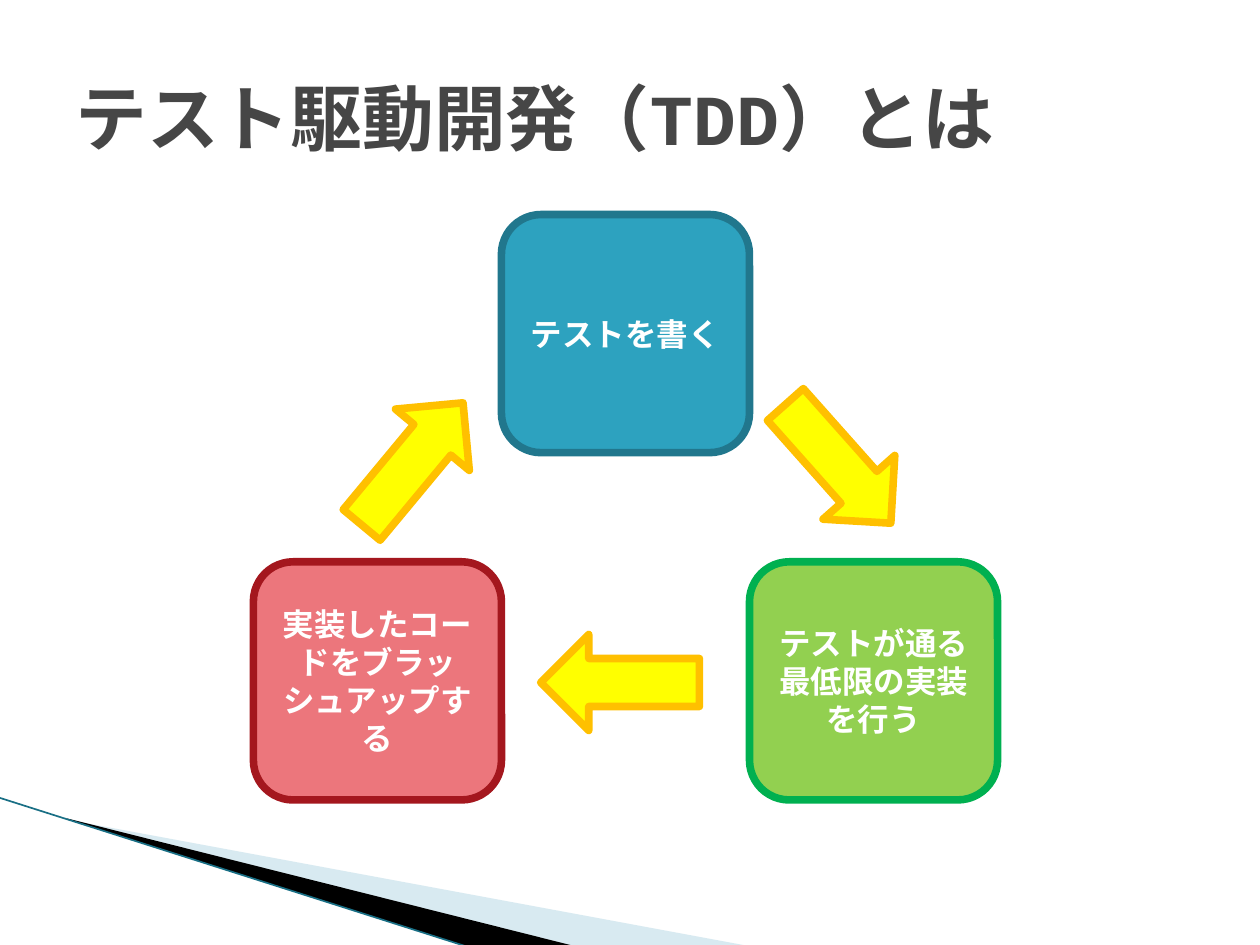
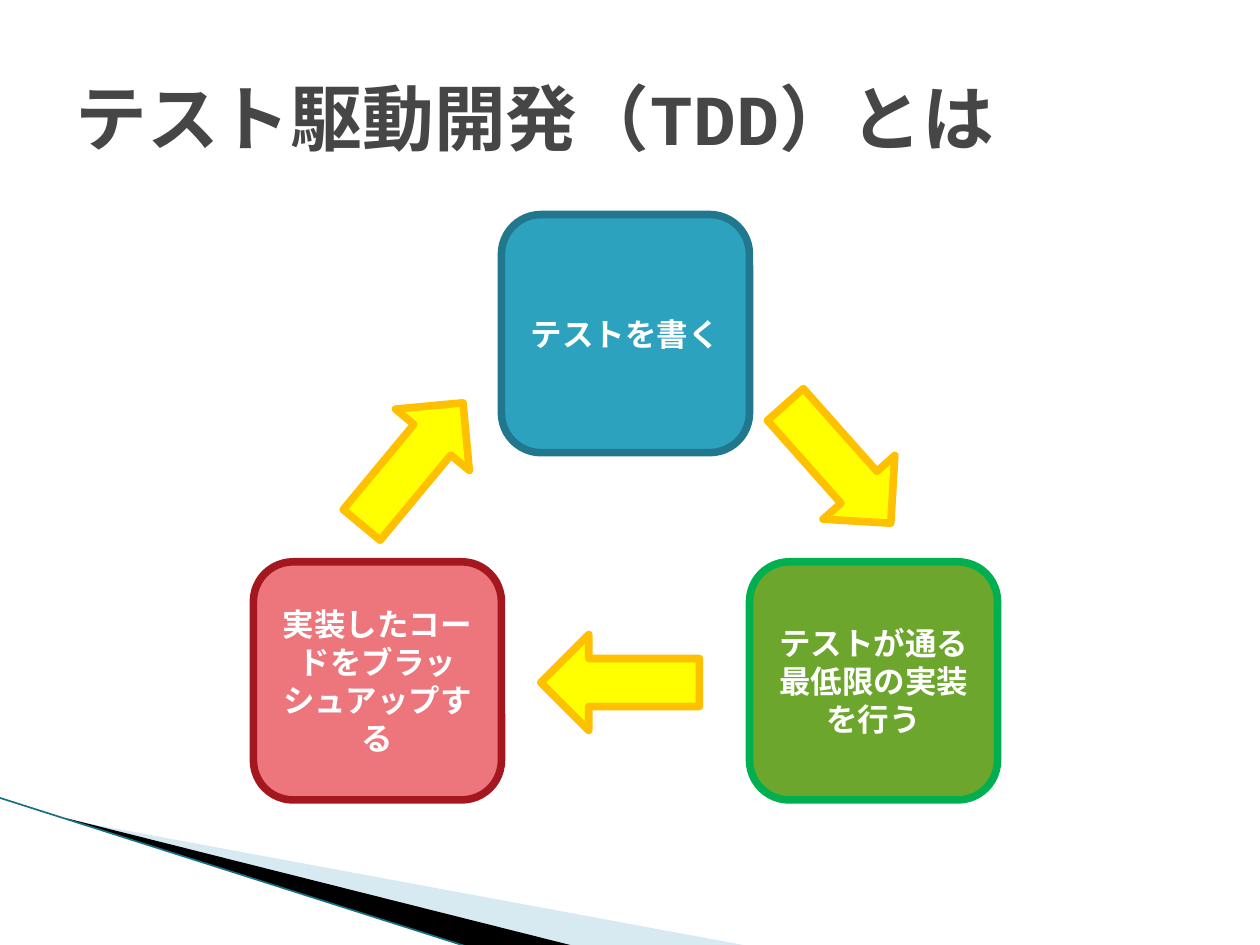
Before and after one commit to YAMADA-Yusuke/teck_talk, a slide deck: slide 3 of テスト駆動開発（TDD）.pptx. Drawn at 1260x945 pixels with LibreOffice and Linux fonts; fonts in the diff are those of the drawing; background and template pictures are left out. Boxes give left, top, right and bottom in pixels: in the first picture for what was removed or moved away, otherwise in the second. Text is boxed around its words. In the diff, an @@ line names an element or a change of style, - is before the commit and + after.

Commit message:
update

```diff
--- a/テスト駆動開発（TDD）.pptx
+++ b/テスト駆動開発（TDD）.pptx
@@ rounded rectangle "テストが通る" at [750,562,998,800]: fill #92D050 to #6CA62C @@
```
Also in this commit, not shown: 7 slides added.
